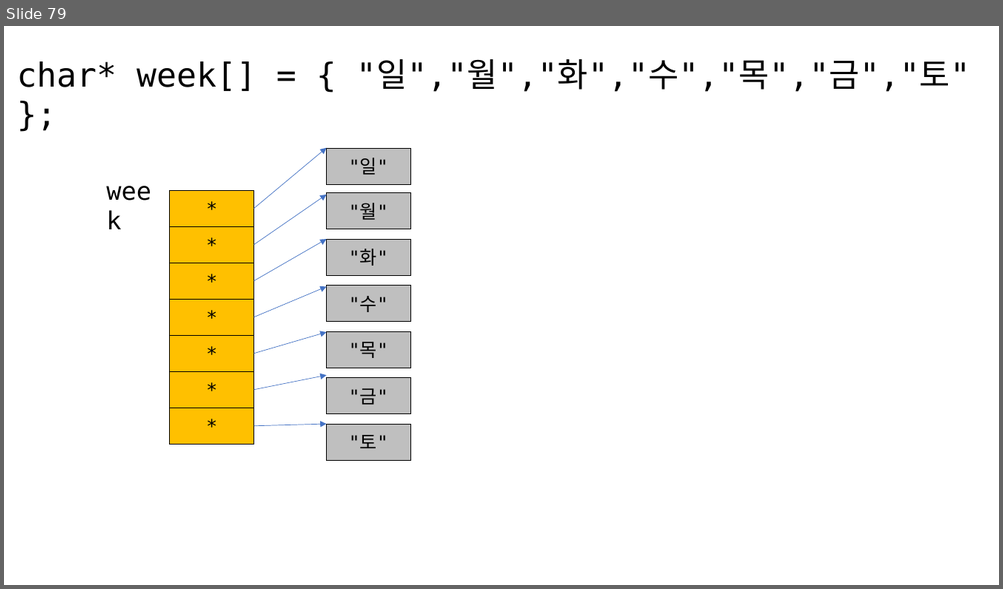
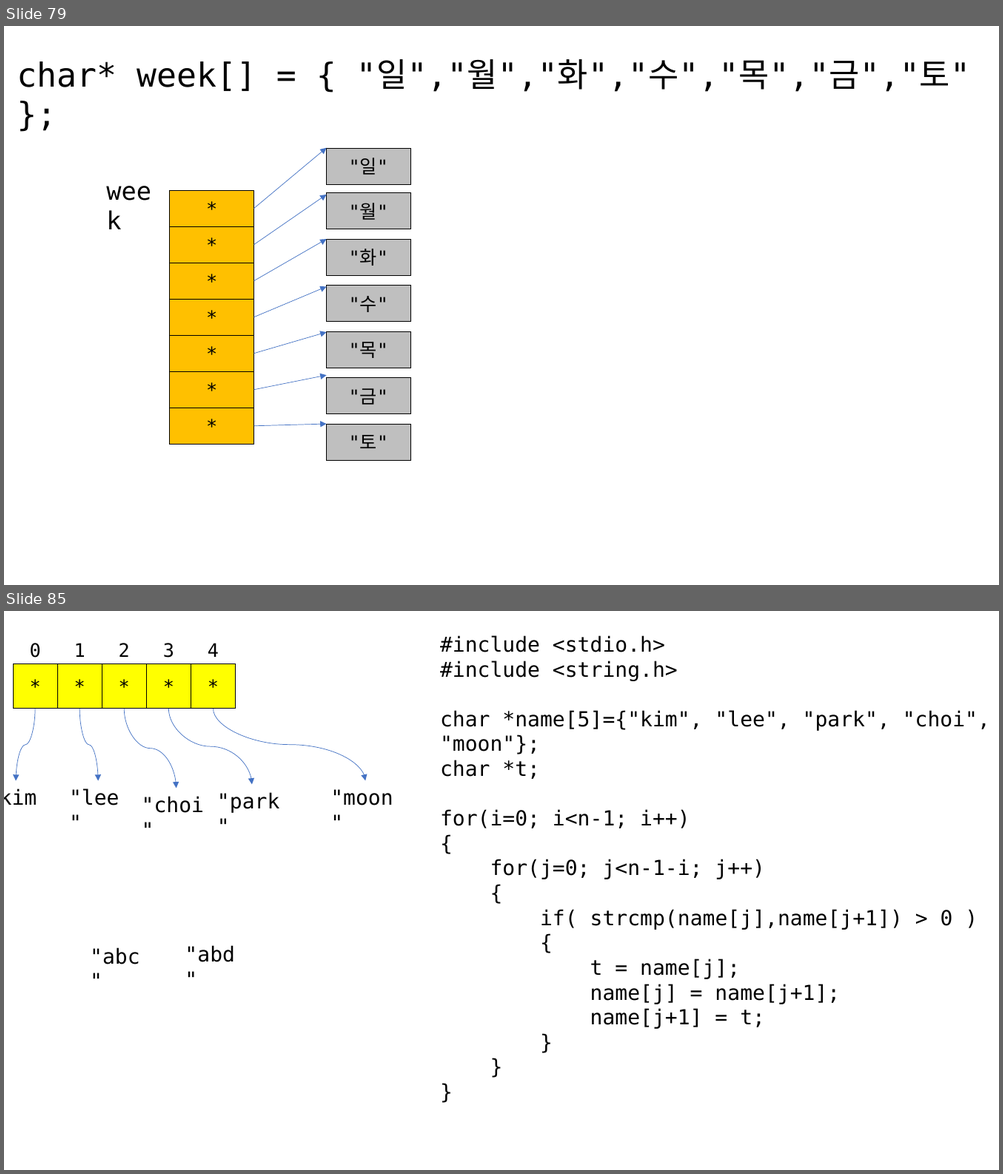
Before and after one commit to imguru-mooc/C_basic_AIR, a slide deck: C_판서.pptx. Shown one above the other, each under a label of ours: slide 79 before the commit, slides 79 and 85 after it; the slides between them are not shown. The pictures are 1003x589 and 1003x1174 pixels, drawn with LibreOffice and Linux fonts; fonts in the diff are those of the drawing. Boxes give left, top, right and bottom in pixels: in the first picture for what was removed or moved away, otherwise in the second. Text is boxed around its words. In the diff, an @@ line names an element or a change of style, - is before the commit and + after.

```diff
--- a/C_판서.pptx
+++ b/C_판서.pptx
@@ slide 85 added at bbox=[4, 611, 999, 1170], background #FFFFFF @@
@@ text added at bbox=[30, 643, 41, 658], 18 pt, text #000000 @@
+0
@@ text added at bbox=[74, 643, 85, 657], 18 pt, text #000000 @@
+1
@@ text added at bbox=[119, 643, 130, 657], 18 pt, text #000000 @@
+2
@@ text added at bbox=[163, 643, 174, 658], 18 pt, text #000000 @@
+3
@@ text added at bbox=[208, 643, 219, 657], 18 pt, text #000000 @@
+4
@@ text added at bbox=[440, 635, 990, 1029], 20 pt, text #000000 @@
+#include <stdio.h>
+#include <string.h>
+char *name[5]={"kim", "lee", "park", "choi", "moon"};
+char *t;
+for(i=0; i<n-1; i++)
+{
+for(j=0; j<n-1-i; j++)
+{
+if( strcmp(name[j],name[j+1]) > 0 )
+{
+t = name[j];
+name[j] = name[j+1];
+name[j+1] = t;
+}
+}
+}
@@ rectangle added at bbox=[13, 664, 58, 709], fill #FFFF00, outline #000000 0.75 pt, 18 pt, text #000000 @@
+*
@@ rectangle added at bbox=[58, 664, 102, 709], fill #FFFF00, outline #000000 0.75 pt, 18 pt, text #000000 @@
+*
@@ rectangle added at bbox=[102, 664, 147, 709], fill #FFFF00, outline #000000 0.75 pt, 18 pt, text #000000 @@
+*
@@ rectangle added at bbox=[147, 664, 191, 709], fill #FFFF00, outline #000000 0.75 pt, 18 pt, text #000000 @@
+*
@@ rectangle added at bbox=[190, 664, 236, 709], fill #FFFF00, outline #000000 0.75 pt, 18 pt, text #000000 @@
+*
@@ curved arrow added from (35, 709) to (16, 781), #4472C4 0.5 pt @@
@@ curved arrow added from (79, 709) to (98, 781), #4472C4 0.5 pt @@
@@ curved arrow added from (124, 709) to (176, 789), #4472C4 0.5 pt @@
@@ curved arrow added from (169, 709) to (252, 785), #4472C4 0.5 pt @@
@@ curved arrow added from (213, 709) to (365, 781), #4472C4 0.5 pt @@
@@ text added at bbox=[4, 789, 37, 805], 20 pt, text #000000 @@
+"kim"
@@ text added at bbox=[69, 789, 119, 806], 20 pt, text #000000 @@
+"lee"
@@ text added at bbox=[142, 796, 204, 813], 20 pt, text #000000 @@
+"choi"
@@ text added at bbox=[217, 792, 279, 813], 20 pt, text #000000 @@
+"park"
@@ text added at bbox=[330, 789, 392, 806], 20 pt, text #000000 @@
+"moon"
@@ text added at bbox=[90, 948, 139, 965], 20 pt, text #000000 @@
+"abc"
@@ text added at bbox=[185, 945, 234, 963], 20 pt, text #000000 @@
+"abd"
```
Also in this commit, not shown: 14 other slides added.
